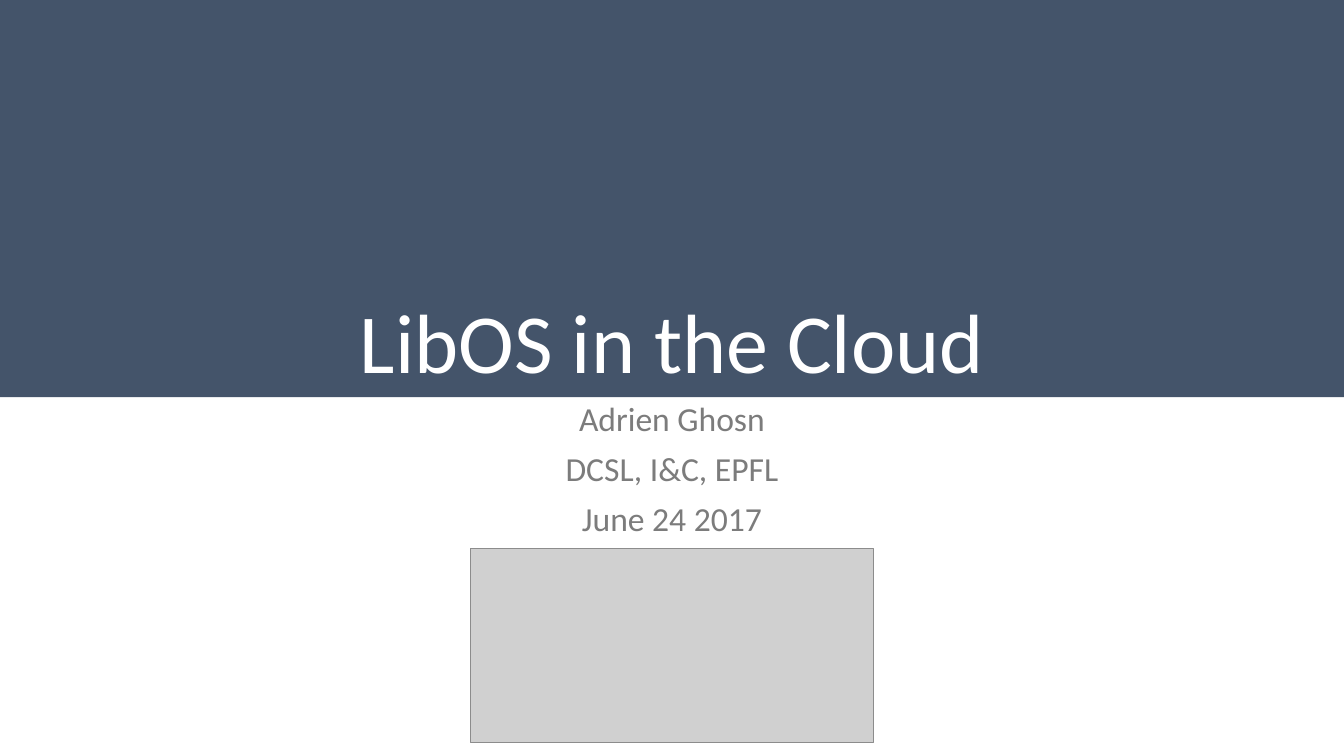
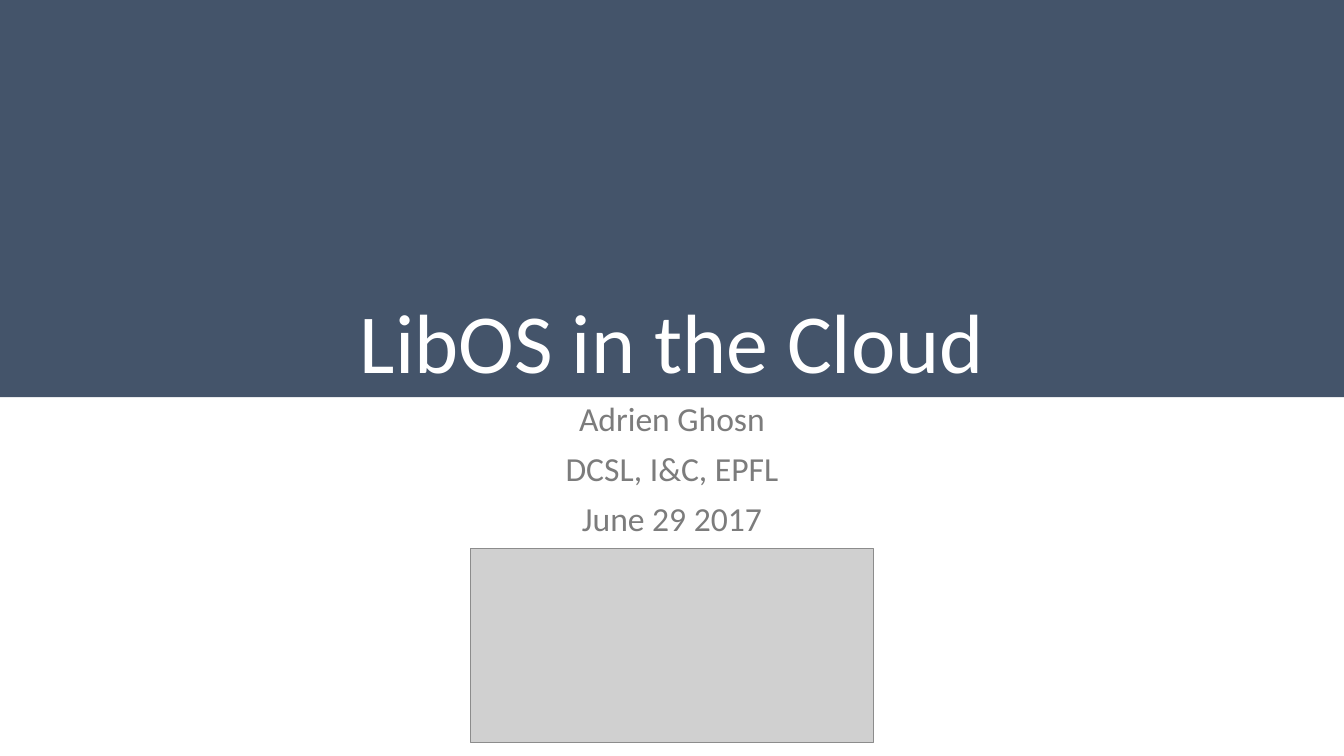
Before and after one commit to aghosn/CandidacyPresentation, a slide deck: slide 1 of CE_presentation.pptx. Drawn at 1344x756 pixels with LibreOffice and Linux fonts; fonts in the diff are those of the drawing; grey boxes stand for pictures. Boxes give left, top, right and bottom in pixels: in the first picture for what was removed or moved away, otherwise in the second. Text is boxed around its words. In the diff, an @@ line names an element or a change of style, - is before the commit and + after.

```diff
--- a/CE_presentation.pptx
+++ b/CE_presentation.pptx
@@ subtitle at box(582, 509, 762, 531): text changed @@
-June 24 2017
+June 29 2017
```
Also in this commit, not shown: 3 other slides changed.
